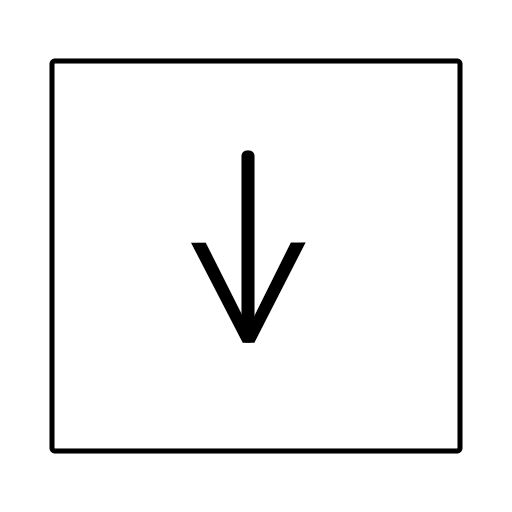
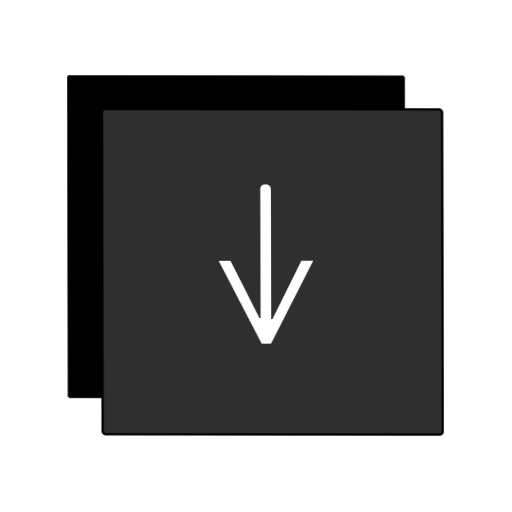
Comparing the layer stacks of the two w=512, h=512 images. Changes:
added layer "Camada 3" above "Rectangle 1" over [218, 184, 314, 344]
painted on "Rectangle 1" over [49, 58, 463, 454]
added layer "Rectangle 1 copiar" above "Camada 2" over [67, 75, 406, 399]
added layer "Camada 2" above "Camada 1" over [101, 108, 444, 436]
